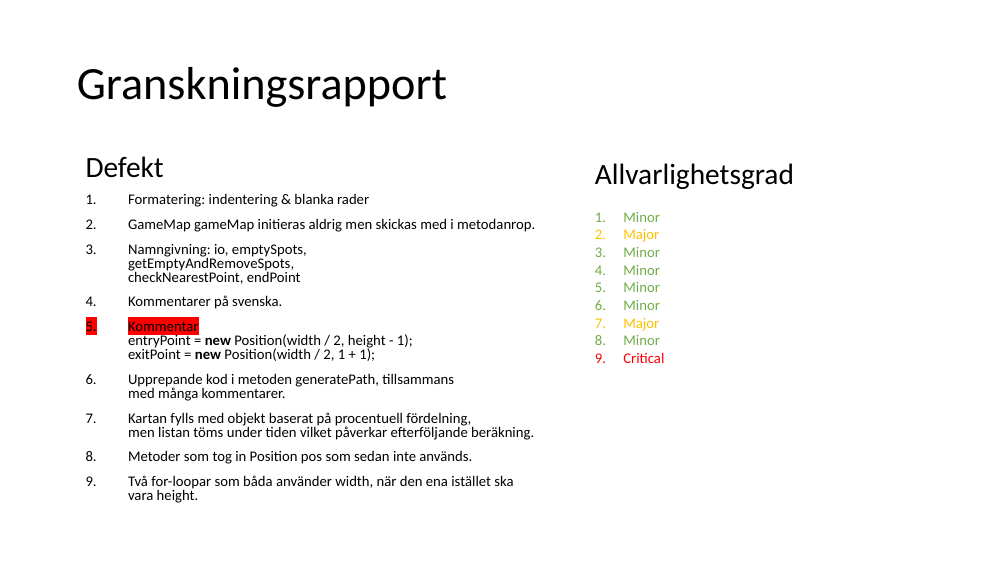
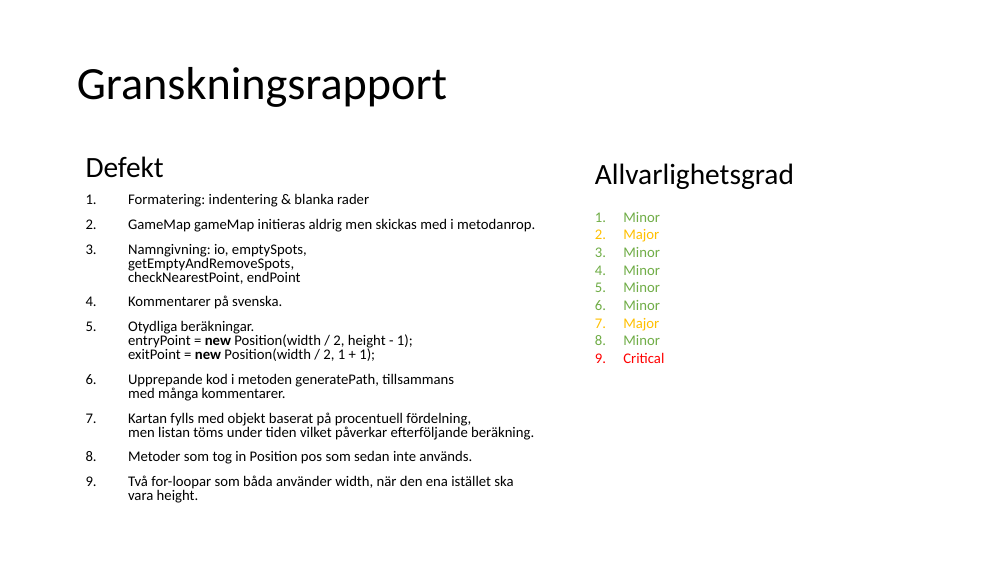
Before and after one commit to hampusidstam/InteGame, a slide deck: slide 27 of docs/Slutredovisning_grp5_v9.pptx. Drawn at 1008x567 pixels with LibreOffice and Linux fonts; fonts in the diff are those of the drawing. Boxes give left, top, right and bottom in pixels: in the first picture for what was removed or moved away, otherwise in the second. Text is boxed around its words. In the diff, an @@ line names an element or a change of style, - is before the commit and + after.

```diff
--- a/docs/Slutredovisning_grp5_v9.pptx
+++ b/docs/Slutredovisning_grp5_v9.pptx
@@ text at (x1=128, y1=320, x2=413, y2=361): text changed @@
-5. Kommentar
-   entryPoint = new Position(width / 2, height - 1);
-   exitPoint = new Position(width / 2, 1 + 1);
+5. Otydliga beräkningar.
+   entryPoint = new Position(width / 2, height - 1);
+   exitPoint = new Position(width / 2, 1 + 1);
```
Also in this commit, not shown: 1 other slide changed.
